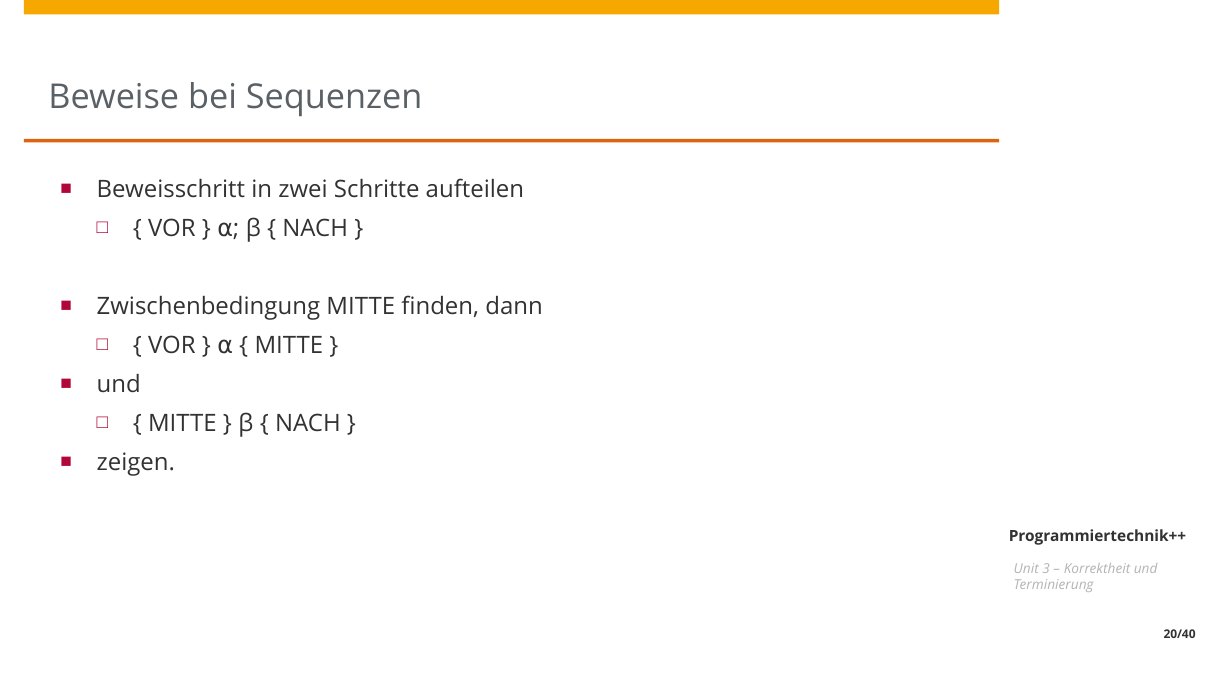
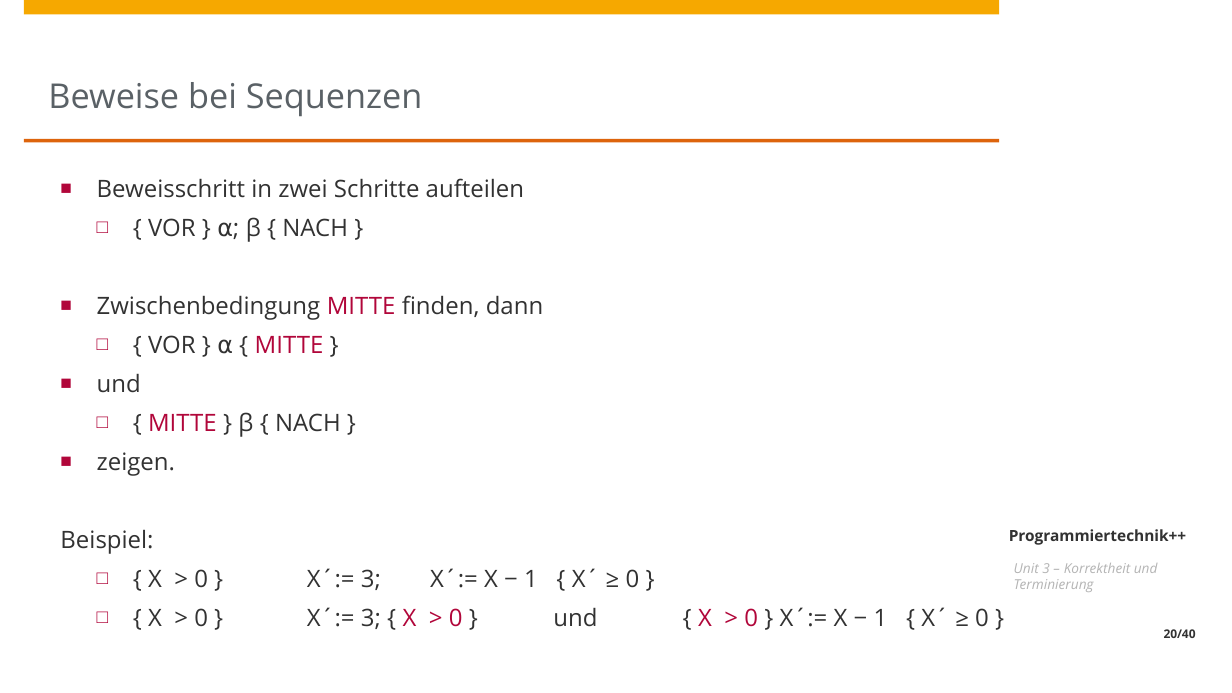
Before and after one commit to HPI-Artificial-Intelligence-Teaching/23-pt2, a slide deck: slide 20 of unit3/Unit3a.pptx. Drawn at 1232x693 pixels with LibreOffice and Linux fonts; fonts in the diff are those of the drawing; background and template pictures are left out. Boxes give left, top, right and bottom in pixels: in the first picture for what was removed or moved away, otherwise in the second. Text is boxed around its words. In the diff, an @@ line names an element or a change of style, - is before the commit and + after.

```diff
--- a/unit3/Unit3a.pptx
+++ b/unit3/Unit3a.pptx
@@ text at bbox=[97, 295, 543, 437]: text colour #323232 to #B1063A in "MITTE", "MITTE", "MITTE" @@
@@ text at bbox=[60, 529, 989, 627]: paragraphs added @@
+Beispiel:
+  □ { X > 0 } X´:= 3; X´:= X − 1 { X´ ≥ 0 }
+  □ { X > 0 } X´:= 3; { X > 0 } und { X > 0 } X´:= X − 1 { X´ ≥ 0 }
```
Also in this commit, not shown: 12 other slides changed.
